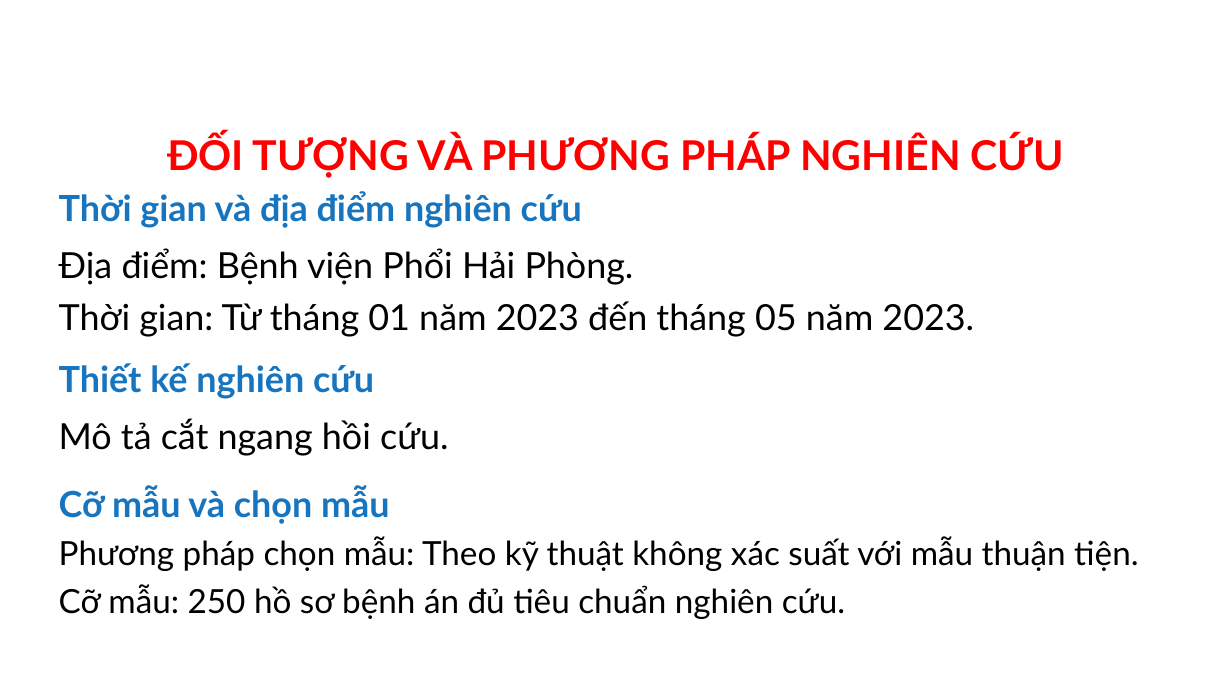
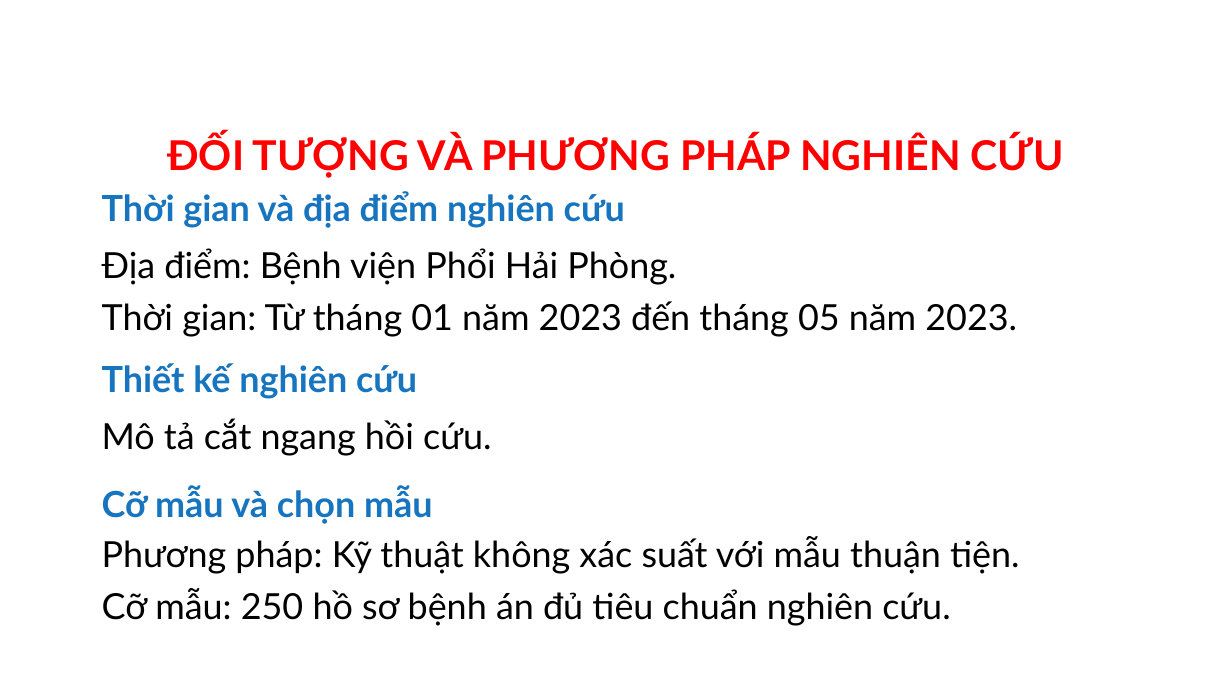
Before and after one commit to MedPocket/HPMUGraduation-thesis, a slide deck: slide 20 of Thuc-trang-va-mot-so-yeu-to-lien-quan-dinh-duong-BN-lao-phoi_Nhat-Nguyen.pptx (slide 12 before the commit). Drawn at 1232x693 pixels with LibreOffice and Linux fonts; fonts in the diff are those of the drawing; background and template pictures are left out. Boxes give left, top, right and bottom in pixels: in the first picture for what was removed or moved away, otherwise in the second. Text is boxed around its words. In the diff, an @@ line names an element or a change of style, - is before the commit and + after.

```diff
--- a/Thuc-trang-va-mot-so-yeu-to-lien-quan-dinh-duong-BN-lao-phoi_Nhat-Nguyen.pptx
+++ b/Thuc-trang-va-mot-so-yeu-to-lien-quan-dinh-duong-BN-lao-phoi_Nhat-Nguyen.pptx
@@ text "Thời gian và địa điểm ...": place and size @@
-text "Thời gian và địa điểm ..." at <box>59,191,582,228</box>
+text "Thời gian và địa điểm ..." at <box>102,191,625,228</box>
@@ text "Địa điểm: Bệnh viện Phổi ...": place and size @@
-text "Địa điểm: Bệnh viện Phổi ..." at <box>59,248,974,337</box>
+text "Địa điểm: Bệnh viện Phổi ..." at <box>102,248,1017,337</box>
@@ text "Thiết kế nghiên cứu": place and size @@
-text "Thiết kế nghiên cứu" at <box>59,363,374,399</box>
+text "Thiết kế nghiên cứu" at <box>102,363,417,399</box>
@@ text "Mô tả cắt ngang hồi ...": place and size @@
-text "Mô tả cắt ngang hồi ..." at <box>59,418,448,456</box>
+text "Mô tả cắt ngang hồi ..." at <box>102,418,491,456</box>
@@ text "Cỡ mẫu và chọn mẫu": place and size @@
-text "Cỡ mẫu và chọn mẫu" at <box>59,486,390,524</box>
+text "Cỡ mẫu và chọn mẫu" at <box>102,486,433,524</box>
@@ text "Phương pháp: Kỹ thuật không ...": place and size @@
-text "Phương pháp: Kỹ thuật không ..." at <box>59,536,1138,619</box>
+text "Phương pháp: Kỹ thuật không ..." at <box>102,536,1020,626</box>
@@ text at <box>102,536,1020,574</box>: text changed; size 25.9 to 28 pt @@
-Phương pháp chọn mẫu: Theo kỹ thuật không xác suất với mẫu thuận tiện.
+Phương pháp: Kỹ thuật không xác suất với mẫu thuận tiện.
@@ text at <box>102,588,950,626</box>: size 25.9 to 28 pt in "Cỡ mẫu: 250 hồ sơ bệnh án ..." @@
```
Also in this commit, not shown: 34 other slides changed, 8 slides added, 7 slides removed.
